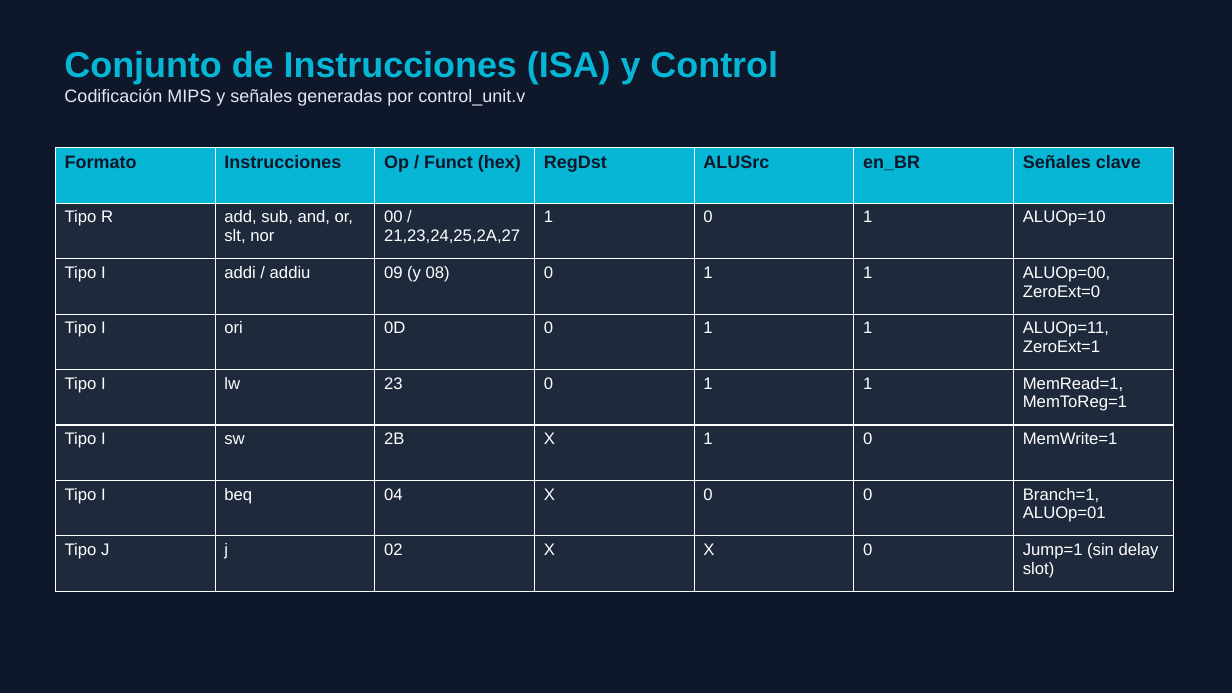
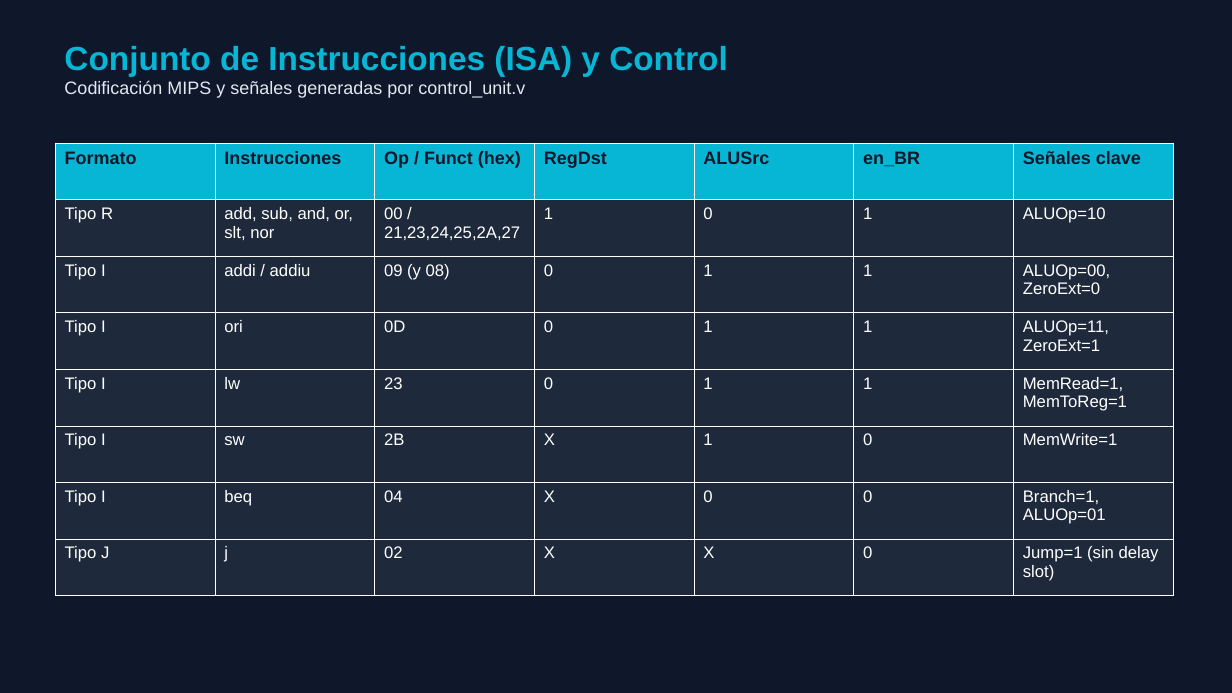
Before and after one commit to TilinezzZ/Instruciones-R-I-J-, a slide deck: slide 4 of DOCS/Presentacion_Proyecto_Final_MIPS.pptx. Drawn at 1232x693 pixels with LibreOffice and Linux fonts; fonts in the diff are those of the drawing. Boxes give left, top, right and bottom in pixels: in the first picture for what was removed or moved away, otherwise in the second. Text is boxed around its words. In the diff, an @@ line names an element or a change of style, - is before the commit and + after.

```diff
--- a/DOCS/Presentacion_Proyecto_Final_MIPS.pptx
+++ b/DOCS/Presentacion_Proyecto_Final_MIPS.pptx
@@ text at box(64, 46, 728, 76): size 28 to 26 pt in "Conjunto de Instrucciones (ISA) y Control" @@
@@ table: place and size @@
-table at box(55, 148, 1175, 592)
+table at box(55, 143, 1175, 596)
```
Also in this commit, not shown: 10 other slides changed, 8 other files.
